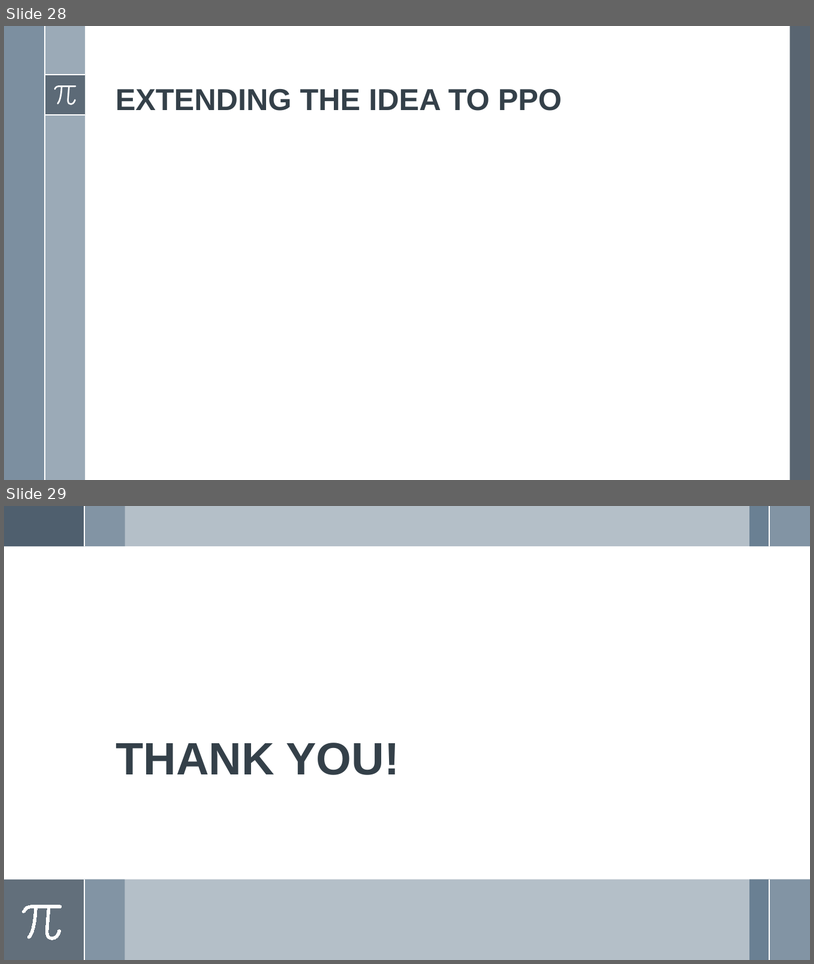
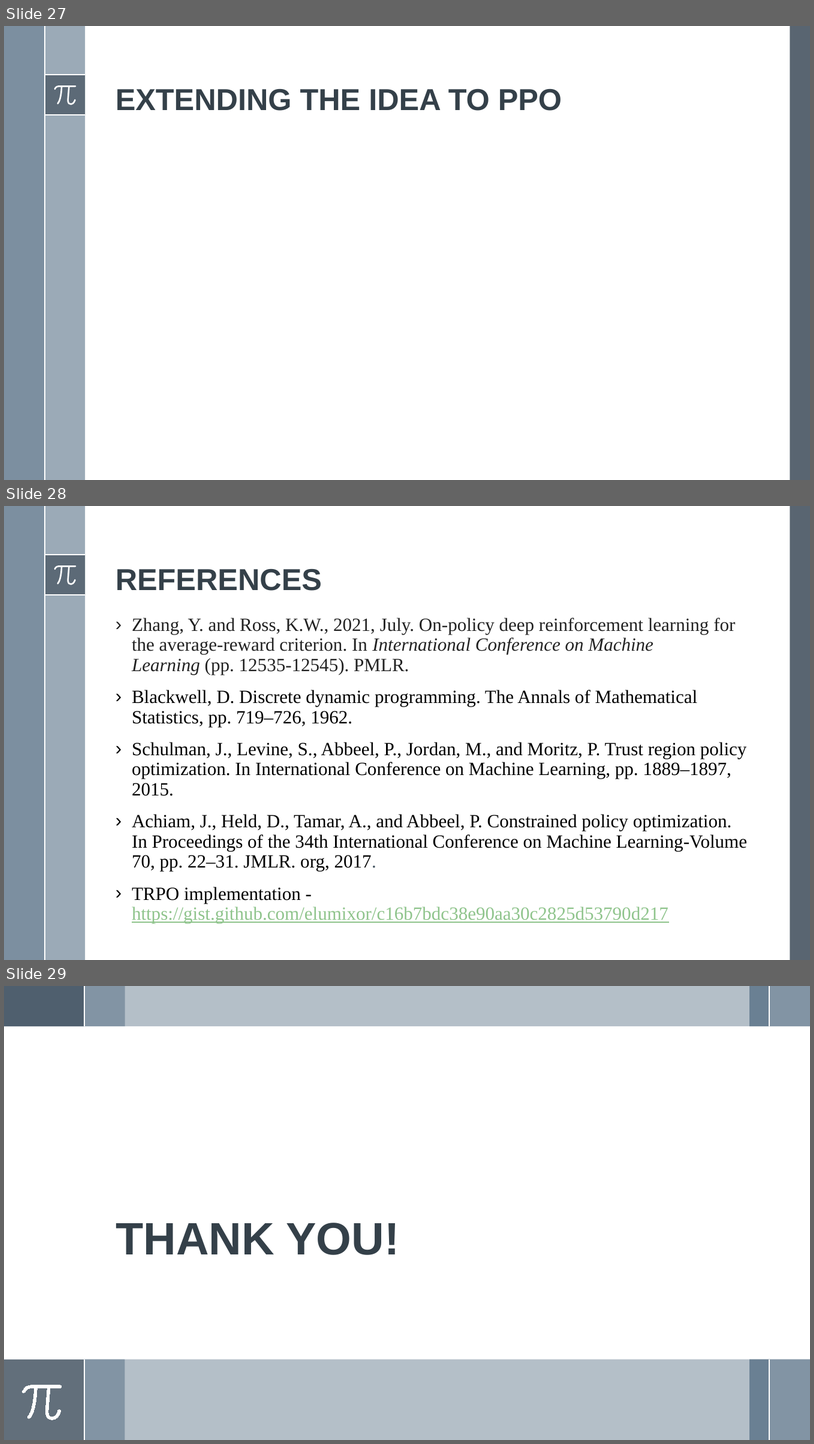
Before and after one commit to abhi-1999/course-work_projects-IISc, a slide deck: Reinforcement Learning_E1-277/Presentation.pptx. Shown one above the other, each under a label of ours: slides 28 and 29 before the commit, slides 27, 28 and 29 after it. The pictures are 814x964 and 814x1444 pixels, drawn with LibreOffice and Linux fonts; fonts in the diff are those of the drawing. Boxes give left, top, right and bottom in pixels: in the first picture for what was removed or moved away, otherwise in the second. Text is boxed around its words. In the diff, an @@ line names an element or a change of style, - is before the commit and + after.

```diff
--- a/Reinforcement Learning_E1-277/Presentation.pptx
+++ b/Reinforcement Learning_E1-277/Presentation.pptx
@@ slide 28 added at [4,506,810,960], background #FFFFFF; not listed: 8 template elements that a slide beside it also shows @@
@@ title added at [116,569,322,591], 36 pt, text #35404A, bold @@
+REFERENCES
@@ text added at [132,618,747,923], 22.2 pt, text #000000 @@
+› Zhang, Y. and Ross, K.W., 2021, July. On-policy deep reinforcement learning for the average-reward criterion. In International Conference on Machine Learning (pp. 12535-12545). PMLR.
+› Blackwell, D. Discrete dynamic programming. The Annals of Mathematical Statistics, pp. 719–726, 1962.
+› Schulman, J., Levine, S., Abbeel, P., Jordan, M., and Moritz, P. Trust region policy optimization. In International Conference on Machine Learning, pp. 1889–1897, 2015.
+› Achiam, J., Held, D., Tamar, A., and Abbeel, P. Constrained policy optimization. In Proceedings of the 34th International Conference on Machine Learning-Volume 70, pp. 22–31. JMLR. org, 2017.
+› TRPO implementation - https://gist.github.com/elumixor/c16b7bdc38e90aa30c2825d53790d217
@@ what was slide 28 is now slide 27 @@
```
Also in this commit, not shown: 4 slides changed, 3 other slides added, 4 slides removed.
